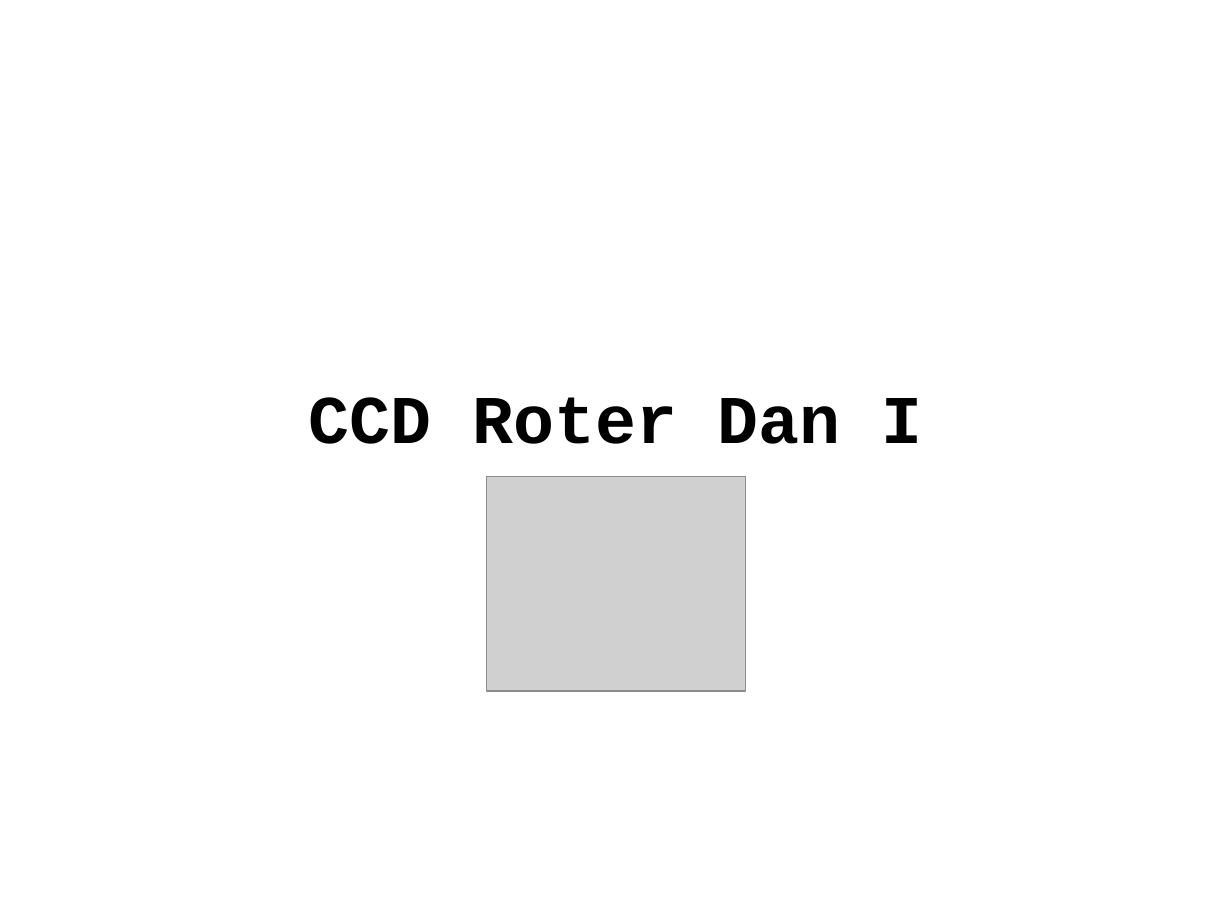
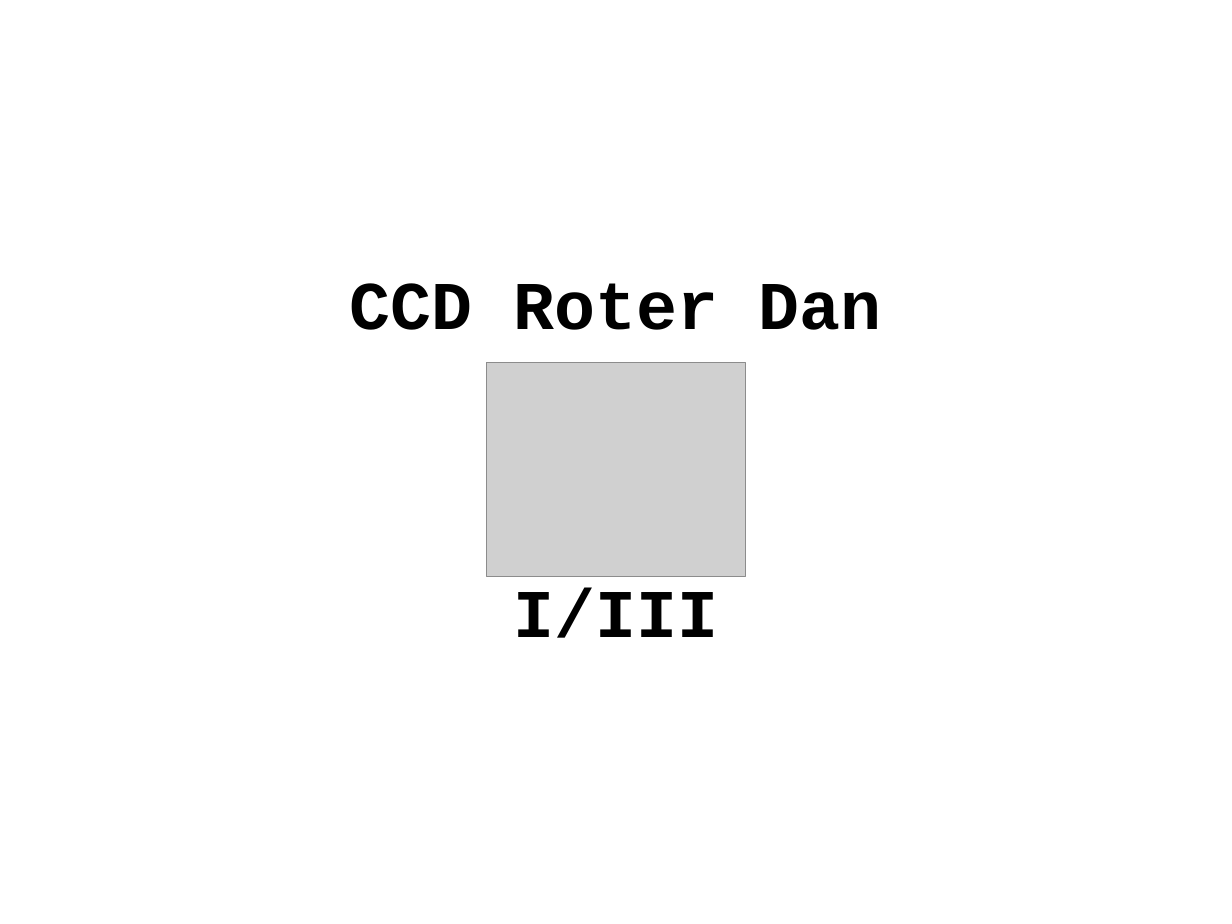
Before and after one commit to Weltraumschaf/Slides, a slide deck: slide 2 of CleanCodeDeveloper/RoterDan1/CCD_Roter_Dan_1.odp. Drawn at 1232x924 pixels with LibreOffice and Linux fonts; fonts in the diff are those of the drawing; grey boxes stand for pictures. Boxes give left, top, right and bottom in pixels: in the first picture for what was removed or moved away, otherwise in the second. Text is boxed around its words. In the diff, an @@ line names an element or a change of style, - is before the commit and + after.

```diff
--- a/CleanCodeDeveloper/RoterDan1/CCD_Roter_Dan_1.odp
+++ b/CleanCodeDeveloper/RoterDan1/CCD_Roter_Dan_1.odp
@@ subtitle at <box>349,283,882,330</box>: text changed @@
-CCD Roter Dan I
+CCD Roter Dan
@@ picture: place and size @@
-picture at <box>487,477,746,692</box>
+picture at <box>487,362,746,577</box>
@@ text added at <box>513,588,718,638</box>, 44 pt, text #000000, bold @@
+I/III
```
Also in this commit, not shown: 2 other slides changed, 9 slides added, 3 slides removed, 3 other files.
